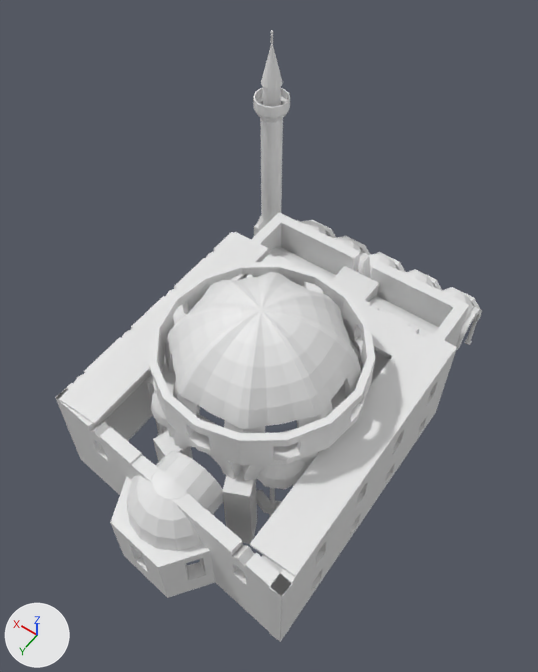
Before and after pictures for a commit that changed the glTF model assets/space/kucuk-ayasofya/model.glb.
Camera for both pictures: a camera (50 mm lens) standing at (-23.4, 31.7, 68.4) and looking at (1.0, -2.5, 14.6). The lights are fixed; the arrows at lower left show +X, +Y and +Z. The picture after the commit comes second. Vertices at exactly the same position are counted once.

Objects in the first picture: 'apse', 'apse-cap', 'casing', 'dome', 'minaret', 'narthex-wall-w', 'octagon-arches', 'octagon-piers', 'roof', 'wall-e', 'wall-n', 'wall-n-upper' and 18 more.
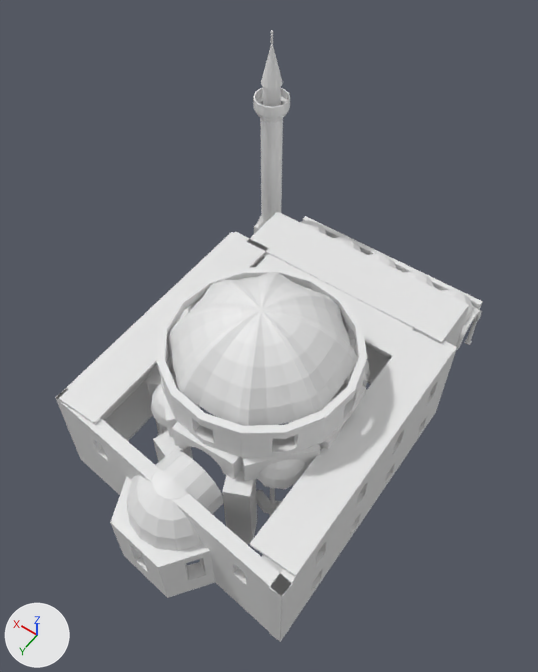
The change, as a diff of the scene's bpy script:
```diff
--- a/assets/space/kucuk-ayasofya/model.glb.py
+++ b/assets/space/kucuk-ayasofya/model.glb.py
@@ me_wall_e @@
 # used by ob_wall_e; location = (0.0, 0.0, 0.0)
-me_wall_e.from_pydata(...)  # 264 vertices, 508 faces; spans x -13.1..14.1, y 11.3..15.4, z 0.0..11.6
+me_wall_e.from_pydata(...)  # 242 vertices, 484 faces; spans x -13.1..14.1, y 11.3..15.4, z 0.0..11.6
+# me_wall_e part 1: 14 vertices removed from x -9.3..-7.7, y 13.6..15.0, z 9.2..11.6; 4 vertices added at x -9.3..-7.7, y 13.6..15.0, z 10.2
+# me_wall_e part 2: 14 vertices removed from x 7.9..9.5, y 11.8..13.2, z 9.2..11.6; 4 vertices added at x 7.9..9.5, y 11.8..13.2, z 10.2
+# other edits to the shape of me_wall_e do not show in these pictures
@@ me_casing @@
 # used by ob_casing; location = (0.0, 0.0, 0.0)
-me_casing.from_pydata(...)  # 432 vertices, 896 faces; spans x -9.8..9.8, y -9.8..9.8, z 13.0..17.0
+me_casing.from_pydata(...)  # 560 vertices, 1152 faces; spans x -9.1..9.1, y -9.1..9.1, z 13.0..17.0
+# me_casing part 3: 176 vertices moved from x -9.7..9.7, y -9.7..9.7, z 13.8..16.0 to x -8.5..8.5, y -8.5..8.5, z 13.8..16.0; 128 vertices removed from x -9.8..9.8, y -9.8..9.8, z 13.0..17.0; 256 vertices added at x -8.9..8.9, y -8.9..8.9, z 13.0..17.0
@@ me_roof_narthex @@
+me_roof_narthex.from_pydata(...)  # 88 vertices, 172 faces; spans x -11.6..11.6, y -18.8..-13.2, z 11.7..12.0
@@ ob_roof_narthex @@
+ob_roof_narthex = bpy.data.objects.new('roof-narthex', me_roof_narthex)
+ob_roof_narthex.location = (0.0, 0.0, 0.0)
```

Location of each change, (x1, y1, x2, y2) in pixels of the pictures (538 x 672 px):
'casing', reshaped (7% narrower): before (148, 262, 375, 465); after (157, 267, 367, 458)
'roof-narthex', added: after (248, 212, 468, 344)
part 1 of me_wall_e, built on: before (232, 545, 254, 576); after (231, 553, 246, 576)
part 2 of me_wall_e, built on: before (91, 422, 109, 449); after (89, 427, 104, 449)
'narthex-wall-w', unchanged, covered by the edit: before (273, 212, 469, 346); after (279, 212, 469, 346)
